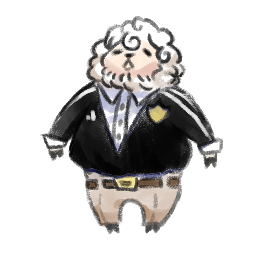
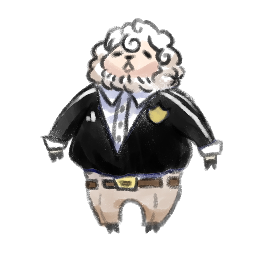
Two versions of the same layered image (256px x 256px). Layer-by-layer changes:
removed group "Set2" (5 layers) over (40, 16, 223, 171)
removed layer "Layer6" from group "Set2" over (40, 16, 223, 171)
removed layer "Layer13" from group "Set2" over (59, 86, 212, 142)
removed layer "Layer11" from group "Set2" over (40, 81, 219, 171)
removed layer "Layer10" from group "Set2" over (45, 40, 223, 171)
removed layer "Layer8" from group "Set2" over (43, 19, 222, 171)
added layer "Set1" over (40, 18, 223, 171)
